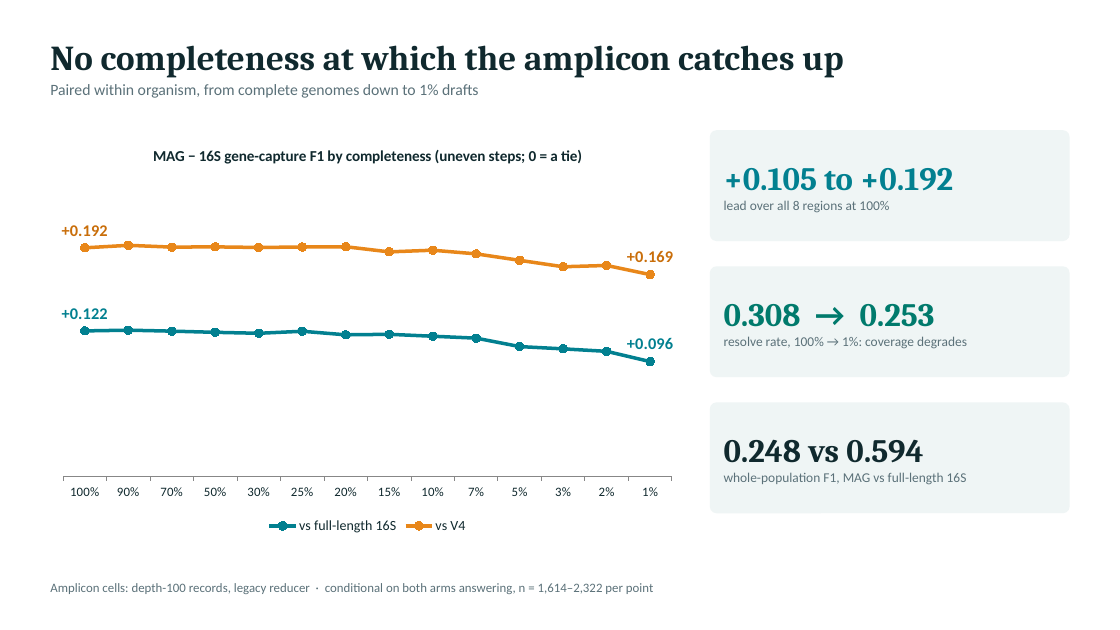
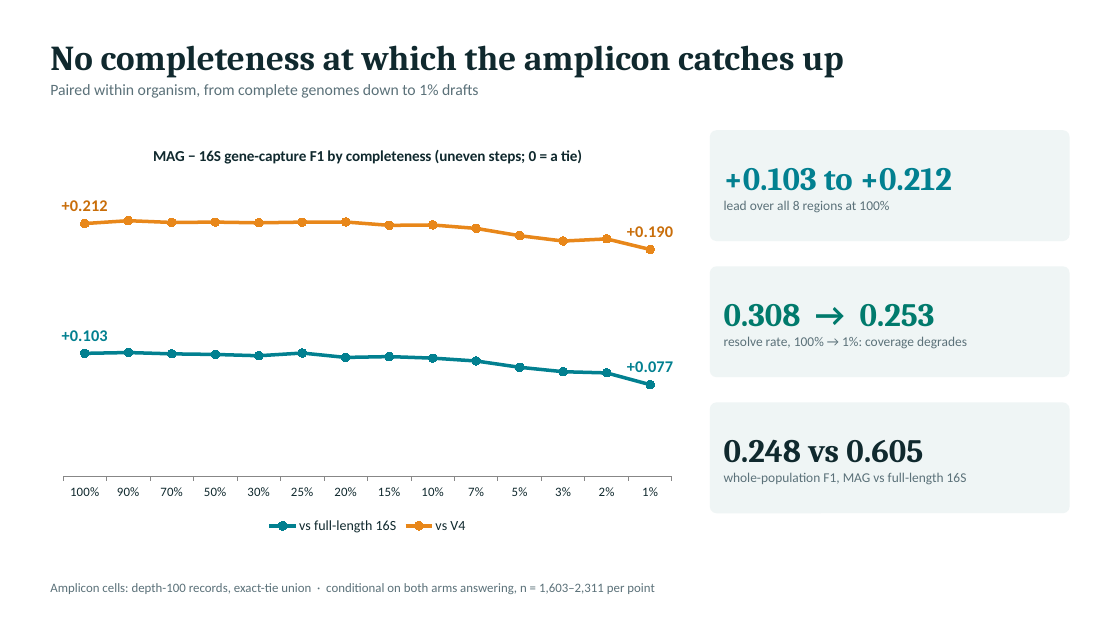
Before and after one commit to freiburgermsu/prFBA, a slide deck: slide 28 of presentations/prFBA_updates_2026-10.pptx. Drawn at 1120x630 pixels with LibreOffice and Linux fonts; fonts in the diff are those of the drawing. Boxes give left, top, right and bottom in pixels: in the first picture for what was removed or moved away, otherwise in the second. Text is boxed around its words. In the diff, an @@ line names an element or a change of style, - is before the commit and + after.

```diff
--- a/presentations/prFBA_updates_2026-10.pptx
+++ b/presentations/prFBA_updates_2026-10.pptx
@@ line chart at [50,130,685,538] @@
-vs full-length 16S: 63, 63, 63, 62, 62, 63, 61, 61, 61, 60, 56, 55, 54, 50
+vs full-length 16S: 48, 48, 48, 48, 47, 48, 46, 47, 46, 45, 43, 41, 40, 36
@@ data labels of vs full-length 16S added @@
-vs V4: 99, 100, 99, 99, 99, 99, 99, 97, 98, 96, 93, 91, 91, 87
+vs V4: 99, 100, 99, 99, 99, 99, 99, 98, 98, 97, 94, 92, 93, 89
@@ data labels of vs V4 added @@
@@ value axis changed @@
@@ text in rounded rectangle at [724,168,952,191]: text changed @@
-+0.105 to +0.192
++0.103 to +0.212
@@ text in rounded rectangle at [724,439,923,463]: text changed @@
-0.248 vs 0.594
+0.248 vs 0.605
@@ text at [50,583,654,594]: text changed @@
-Amplicon cells: depth-100 records, legacy reducer · conditional on both arms answering, n = 1,614–2,322 per point
+Amplicon cells: depth-100 records, exact-tie union · conditional on both arms answering, n = 1,603–2,311 per point
```
Also in this commit, not shown: 18 other slides changed, 29 other files.
